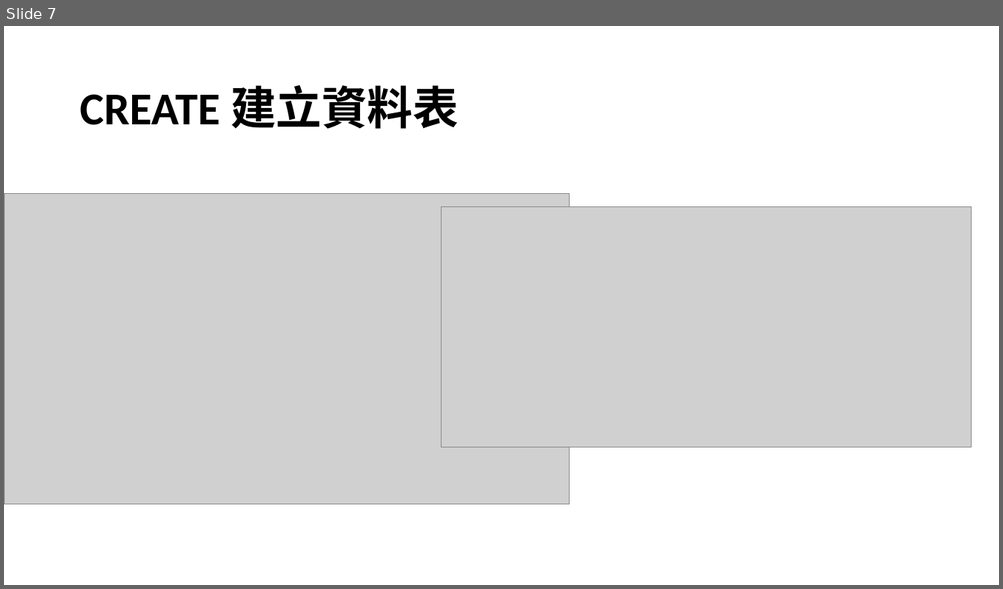
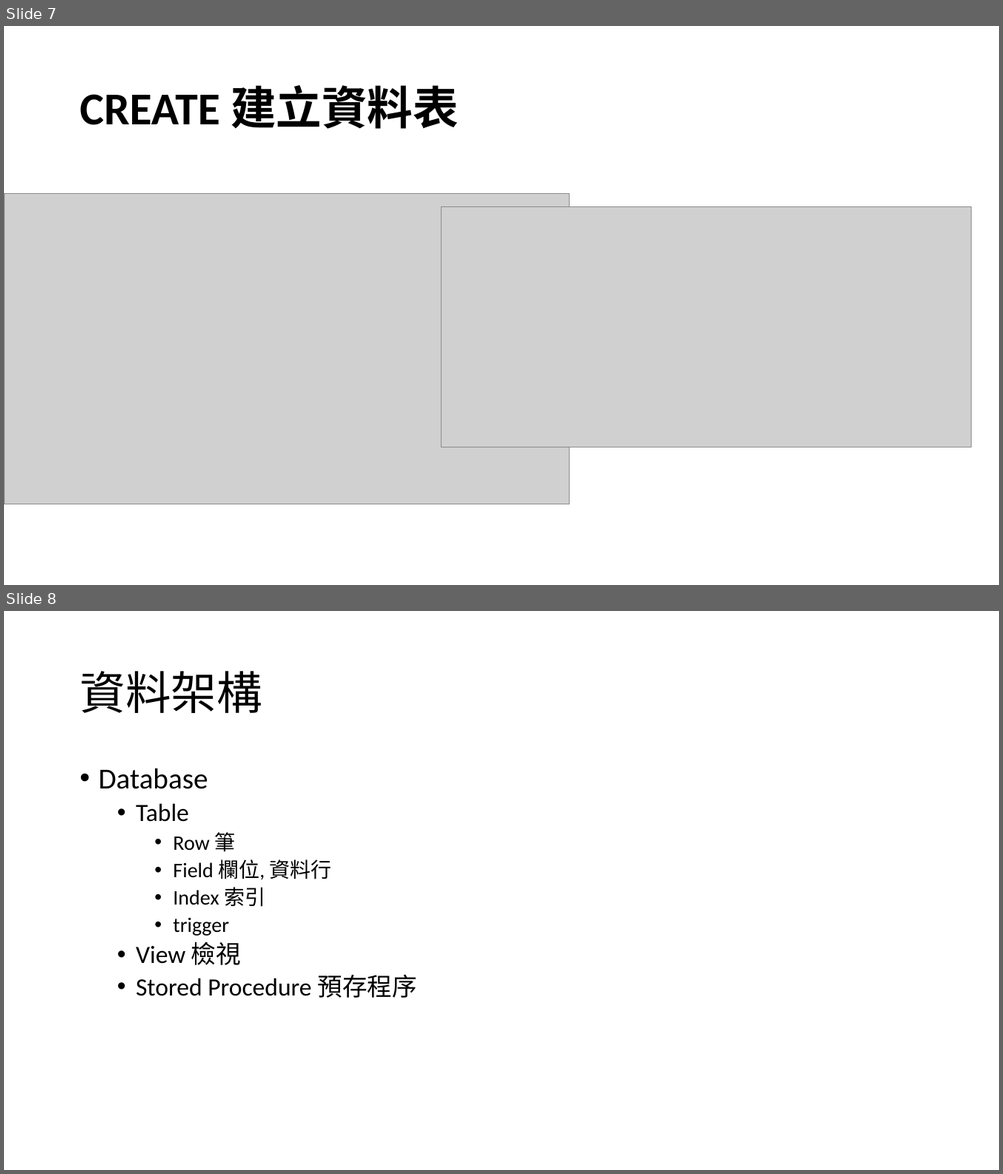
Before and after one commit to RichardHwang886/lession2, a slide deck: sql_db介紹.pptx. Shown one above the other, each under a label of ours: slide 7 before the commit, slides 7 and 8 after it. The pictures are 1003x589 and 1003x1174 pixels, drawn with LibreOffice and Linux fonts; fonts in the diff are those of the drawing; grey boxes stand for pictures. Boxes give left, top, right and bottom in pixels: in the first picture for what was removed or moved away, otherwise in the second. Text is boxed around its words. In the diff, an @@ line names an element or a change of style, - is before the commit and + after.

```diff
--- a/sql_db介紹.pptx
+++ b/sql_db介紹.pptx
@@ slide 8 added at (4, 611, 999, 1170), background #FFFFFF @@
@@ title added at (79, 671, 262, 713), 44 pt, text #000000 @@
+資料架構
@@ text added at (99, 768, 416, 998), 24 pt, text #000000 @@
+• Database
+  • Table
+    • Row 筆
+    • Field 欄位, 資料行
+    • Index 索引
+    • trigger
+  • View 檢視
+  • Stored Procedure 預存程序
```
Also in this commit, not shown: 3 slides changed, 1 other slide added, 27 other files.
